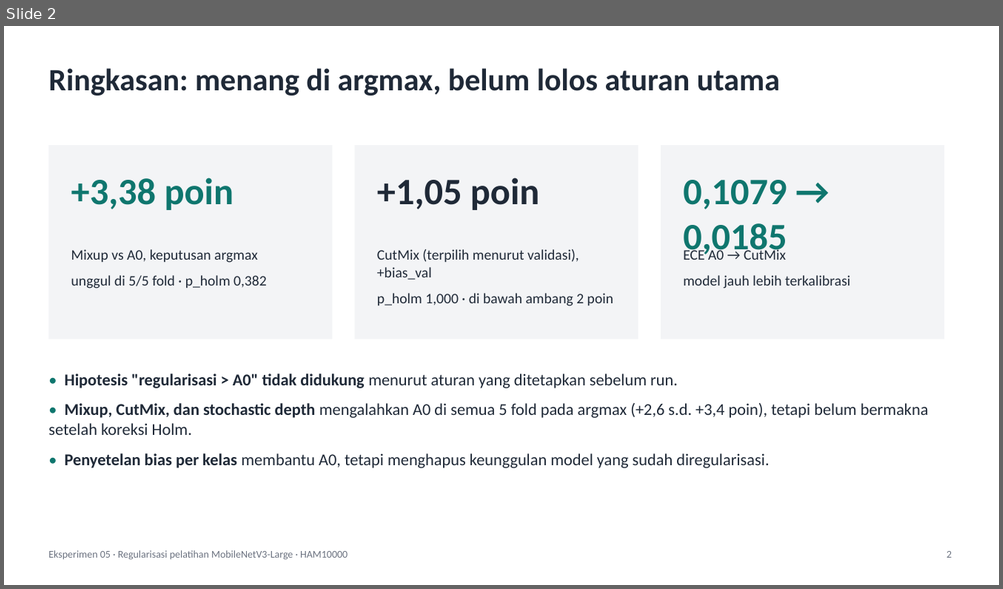
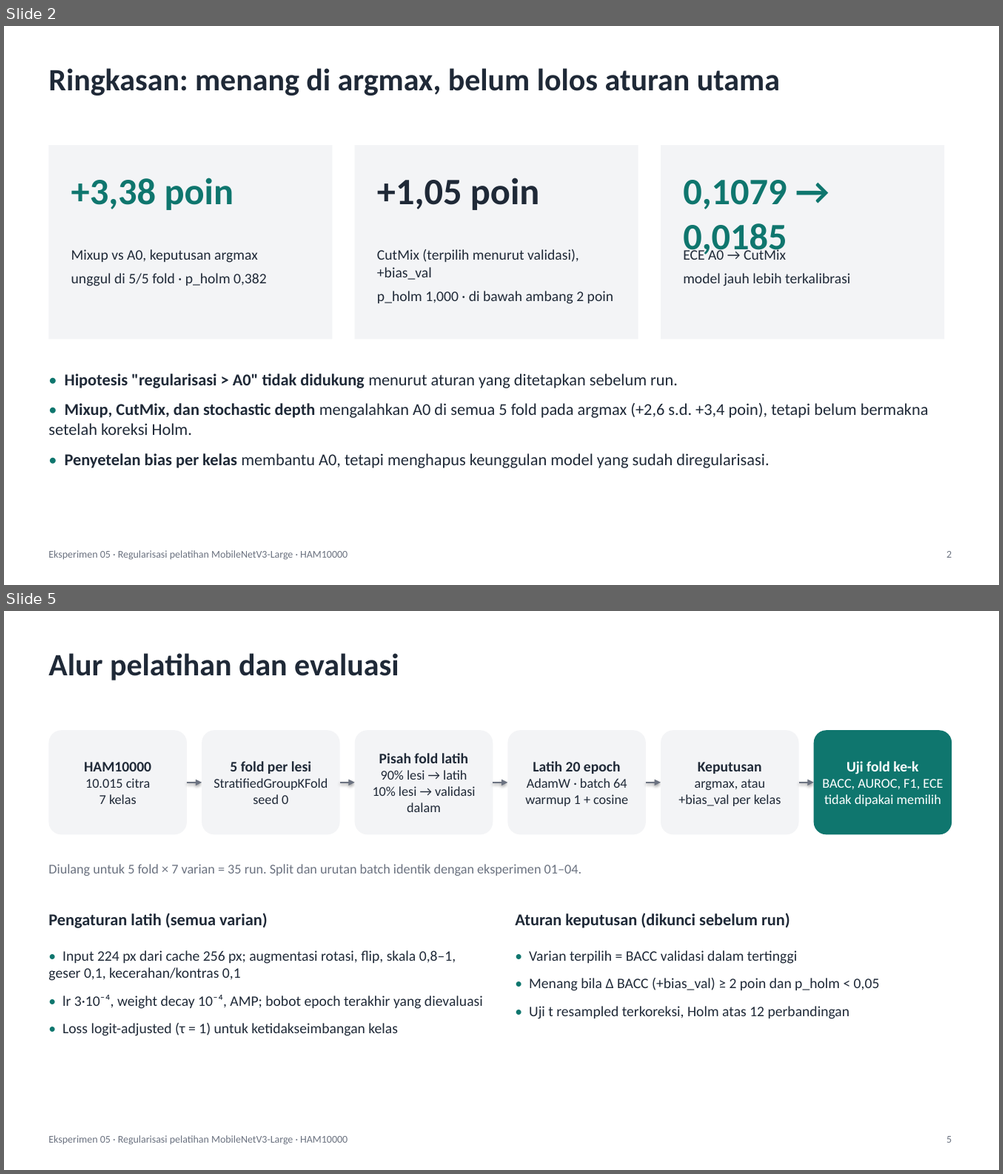
Before and after one commit to robbypambudi/pengelolahan-citra, a slide deck: tugas/pcd-lesi-kulit/hasil/eksperimen-05-regularisasi.pptx. Shown one above the other, each under a label of ours: slide 2 before the commit, slides 2 and 5 after it; the slides between them are not shown. The pictures are 1003x589 and 1003x1174 pixels, drawn with LibreOffice and Linux fonts; fonts in the diff are those of the drawing. Boxes give left, top, right and bottom in pixels: in the first picture for what was removed or moved away, otherwise in the second. Text is boxed around its words. In the diff, an @@ line names an element or a change of style, - is before the commit and + after.

```diff
--- a/tugas/pcd-lesi-kulit/hasil/eksperimen-05-regularisasi.pptx
+++ b/tugas/pcd-lesi-kulit/hasil/eksperimen-05-regularisasi.pptx
@@ slide 5 added at (4, 611, 999, 1170), background #FFFFFF @@
@@ text added at (48, 653, 398, 681), 30 pt, text #1F2937, bold @@
+Alur pelatihan dan evaluasi
@@ rounded rectangle added at (48, 730, 187, 834), fill #F3F4F6, 13 pt, text #1F2937 @@
+HAM10000
+10.015 citra
+7 kelas
@@ rounded rectangle added at (202, 730, 340, 834), fill #F3F4F6, 13 pt, text #1F2937 @@
+5 fold per lesi
+StratifiedGroupKFold
+seed 0
@@ rounded rectangle added at (355, 730, 492, 834), fill #F3F4F6, 13 pt, text #1F2937 @@
+Pisah fold latih
+90% lesi → latih
+10% lesi → validasi dalam
@@ rounded rectangle added at (508, 730, 646, 834), fill #F3F4F6, 13 pt, text #1F2937 @@
+Latih 20 epoch
+AdamW · batch 64
+warmup 1 + cosine
@@ rounded rectangle added at (660, 730, 799, 834), fill #F3F4F6, 13 pt, text #1F2937 @@
+Keputusan
+argmax, atau
++bias_val per kelas
@@ rounded rectangle added at (814, 730, 951, 834), fill #0F766E, 13 pt, text #FFFFFF @@
+Uji fold ke-k
+BACC, AUROC, F1, ECE
+tidak dipakai memilih
@@ arrow added from (187, 783) to (202, 783), #6B7280 1.5 pt @@
@@ arrow added from (340, 783) to (355, 783), #6B7280 1.5 pt @@
@@ arrow added from (492, 783) to (508, 783), #6B7280 1.5 pt @@
@@ arrow added from (646, 783) to (660, 783), #6B7280 1.5 pt @@
@@ arrow added from (799, 783) to (814, 783), #6B7280 1.5 pt @@
@@ text added at (48, 864, 581, 876), 13 pt, text #6B7280 @@
+Diulang untuk 5 fold × 7 varian = 35 run. Split dan urutan batch identik dengan eksperimen 01–04.
@@ text added at (48, 913, 267, 928), 16 pt, text #1F2937, bold @@
+Pengaturan latih (semua varian)
@@ text added at (515, 913, 790, 928), 16 pt, text #1F2937, bold @@
+Aturan keputusan (dikunci sebelum run)
@@ text added at (48, 951, 483, 1037), 14 pt, text #1F2937 @@
+• Input 224 px dari cache 256 px; augmentasi rotasi, flip, skala 0,8–1, geser 0,1, kecerahan/kontras 0,1
+• lr 3·10⁻⁴, weight decay 10⁻⁴, AMP; bobot epoch terakhir yang dievaluasi
+• Loss logit-adjusted (τ = 1) untuk ketidakseimbangan kelas
@@ text added at (529, 951, 879, 1019), 14 pt, text #1F2937 @@
+• Varian terpilih = BACC validasi dalam tertinggi
+• Menang bila Δ BACC (+bias_val) ≥ 2 poin dan p_holm < 0,05
+• Uji t resampled terkoreksi, Holm atas 12 perbandingan
@@ text added at (48, 1136, 347, 1145), 10 pt, text #6B7280 @@
+Eksperimen 05 · Regularisasi pelatihan MobileNetV3-Large · HAM10000
@@ text added at (946, 1136, 951, 1143), 10 pt, text #6B7280 @@
+5
@@ slide 2 changed as well @@
@@ less space between paragraphs in 3 elements at (71, 249, 267, 286), (377, 249, 613, 304), (683, 248, 850, 286) @@
```
Also in this commit, not shown: 6 other slides changed, 6 other slides added, 2 slides removed, 8 other files.
